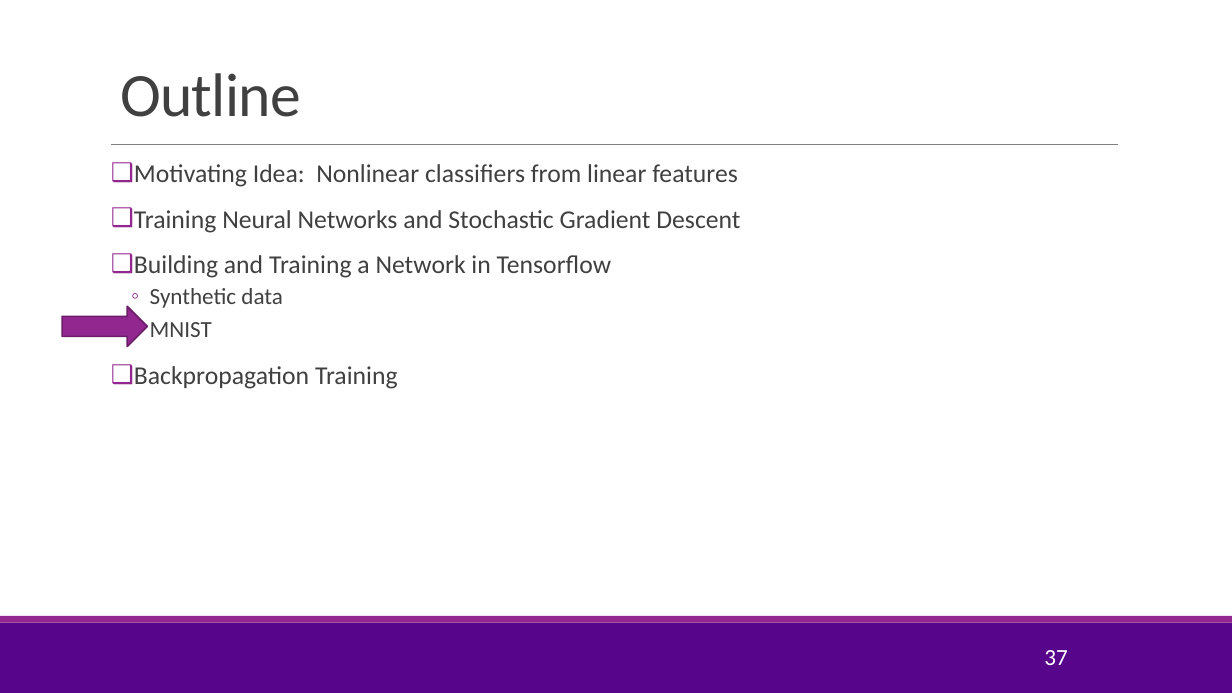
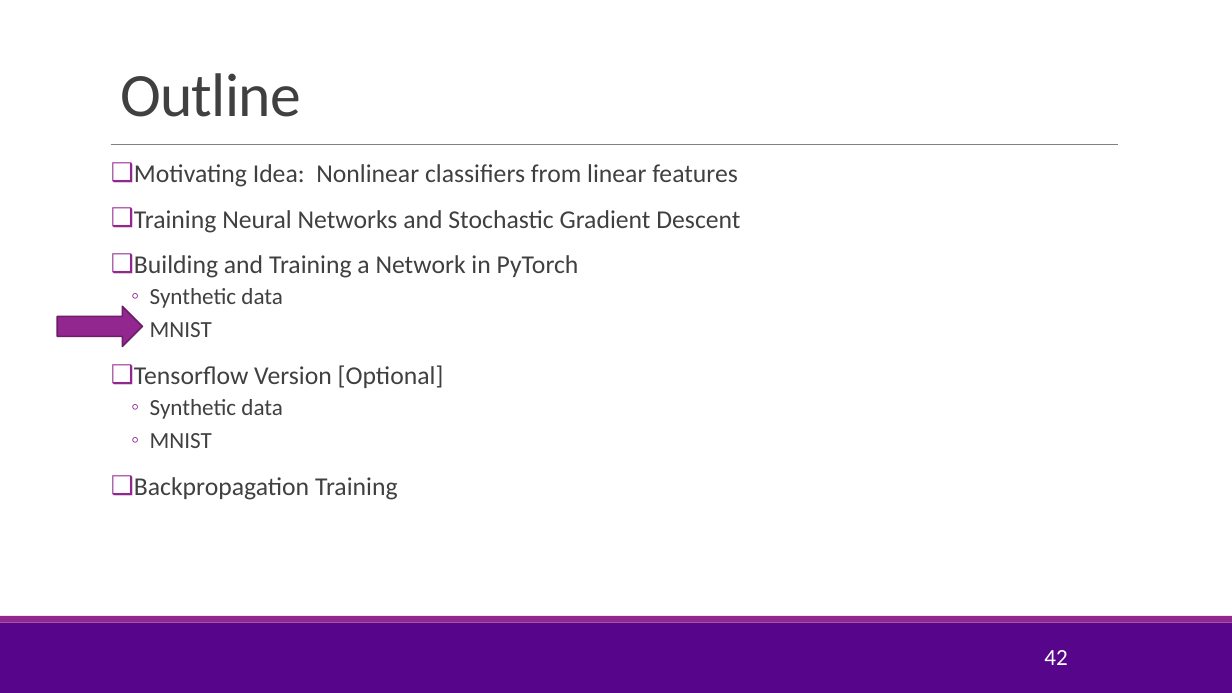
Before and after one commit to sdrangan/introml, a slide deck: slide 42 of lectures/Lect09_NeuralNet.pptx (slide 37 before the commit). Drawn at 1232x693 pixels with LibreOffice and Linux fonts; fonts in the diff are those of the drawing; background and template pictures are left out. Boxes give left, top, right and bottom in pixels: in the first picture for what was removed or moved away, otherwise in the second. Text is boxed around its words. In the diff, an @@ line names an element or a change of style, - is before the commit and + after.

Commit message:
Added PyTorch version.

```diff
--- a/lectures/Lect09_NeuralNet.pptx
+++ b/lectures/Lect09_NeuralNet.pptx
@@ text at (x1=134, y1=255, x2=579, y2=388): text changed @@
-❑ Building and Training a Network in Tensorflow
+❑ Building and Training a Network in PyTorch
+  ◦ Synthetic data
+  ◦ MNIST
+❑ Tensorflow Version [Optional]
@@ right arrow moved from (x1=62, y1=307, x2=147, y2=347) to (x1=57, y1=307, x2=142, y2=347) @@
@@ page number at (x1=1044, y1=650, x2=1067, y2=665): text changed @@
-37
+42
```
Also in this commit, not shown: 7 other slides changed, 19 slides added, 1 other file.
